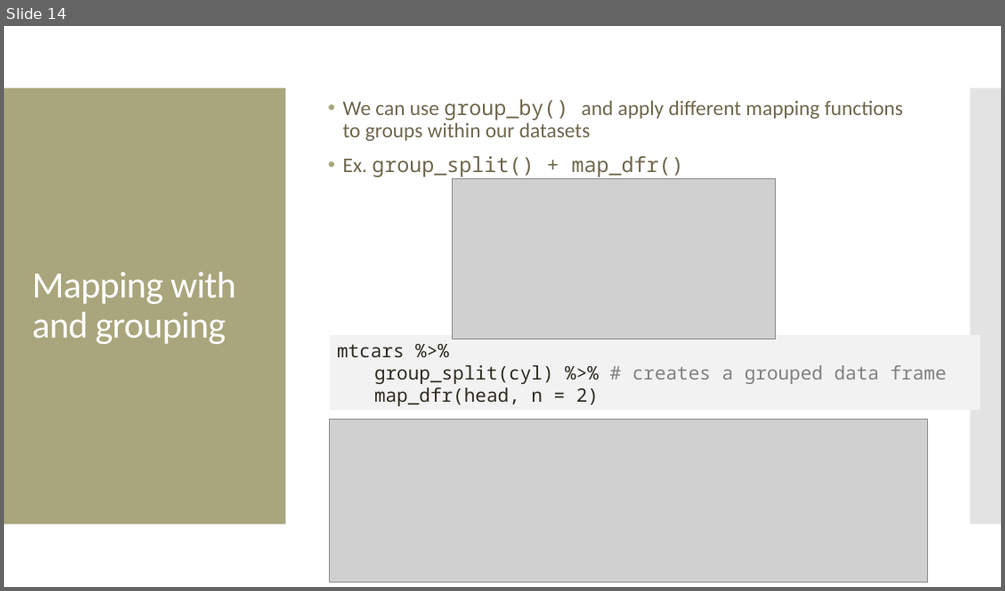
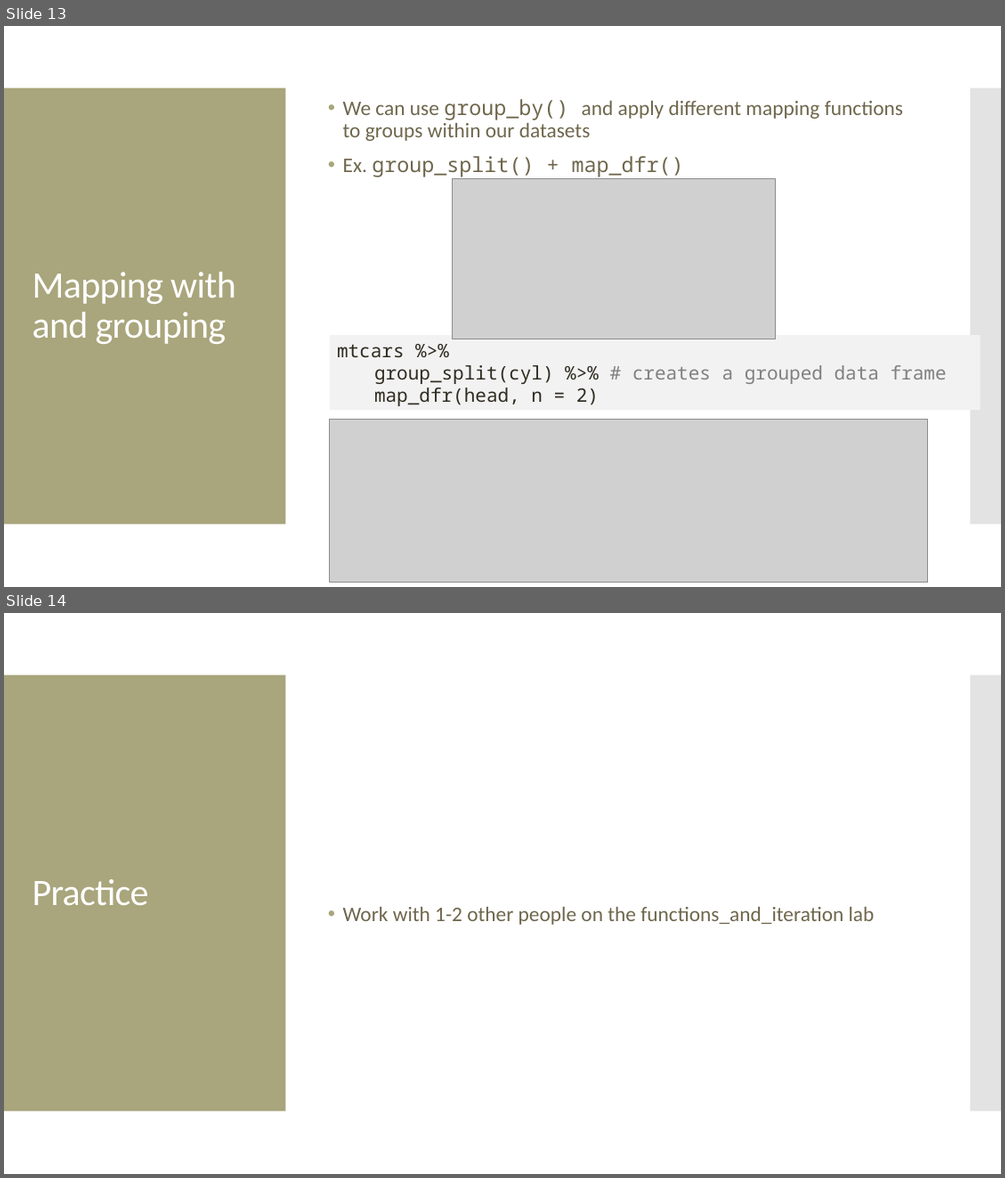
Before and after one commit to amosca01/Intro-DS-F23, a slide deck: slides/19-iteration.pptx. Shown one above the other, each under a label of ours: slide 14 before the commit, slides 13 and 14 after it. The pictures are 1005x591 and 1005x1178 pixels, drawn with LibreOffice and Linux fonts; fonts in the diff are those of the drawing; grey boxes stand for pictures. Boxes give left, top, right and bottom in pixels: in the first picture for what was removed or moved away, otherwise in the second. Text is boxed around its words. In the diff, an @@ line names an element or a change of style, - is before the commit and + after.

```diff
--- a/slides/19-iteration.pptx
+++ b/slides/19-iteration.pptx
@@ slide 14 added at (4, 613, 1001, 1174), background #FFFFFF; not listed: 2 template elements that a slide beside it also shows @@
@@ title added at (32, 879, 149, 905), 36 pt, text #FFFFFF @@
+Practice
@@ text added at (343, 907, 874, 925), 20 pt, text #6F664C @@
+• Work with 1-2 other people on the functions_and_iteration lab
@@ what was slide 14 is now slide 13 @@
```
Also in this commit, not shown: 1 slide changed, 1 slide removed, 7 other files.
